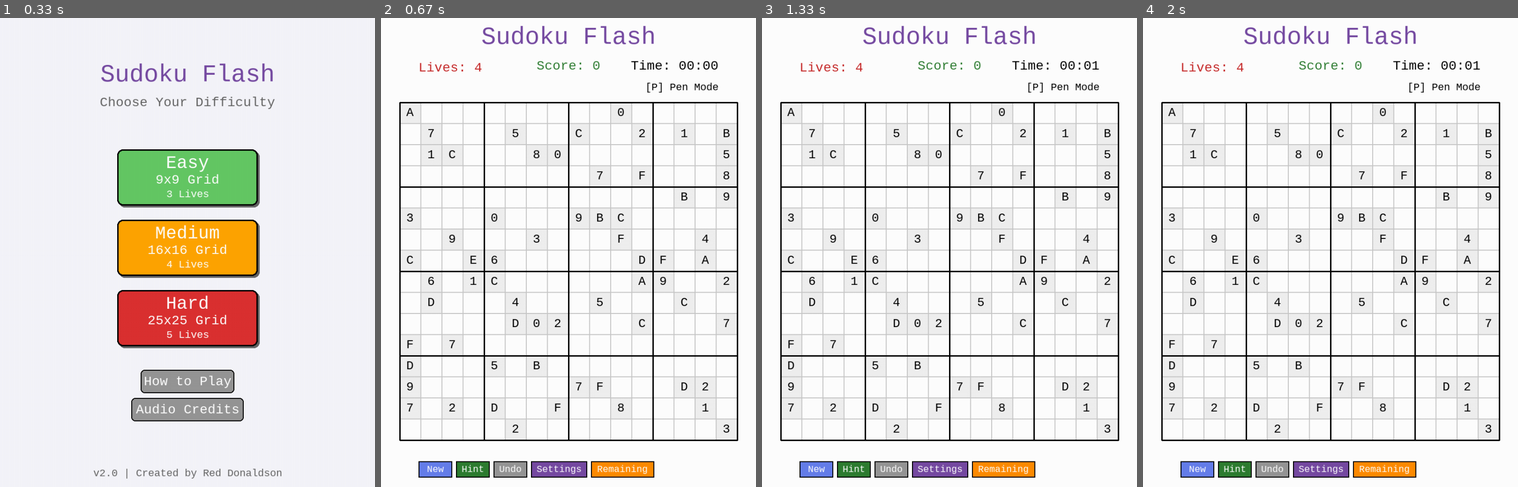
Above: before the commit, frames 1-4 (left to right).
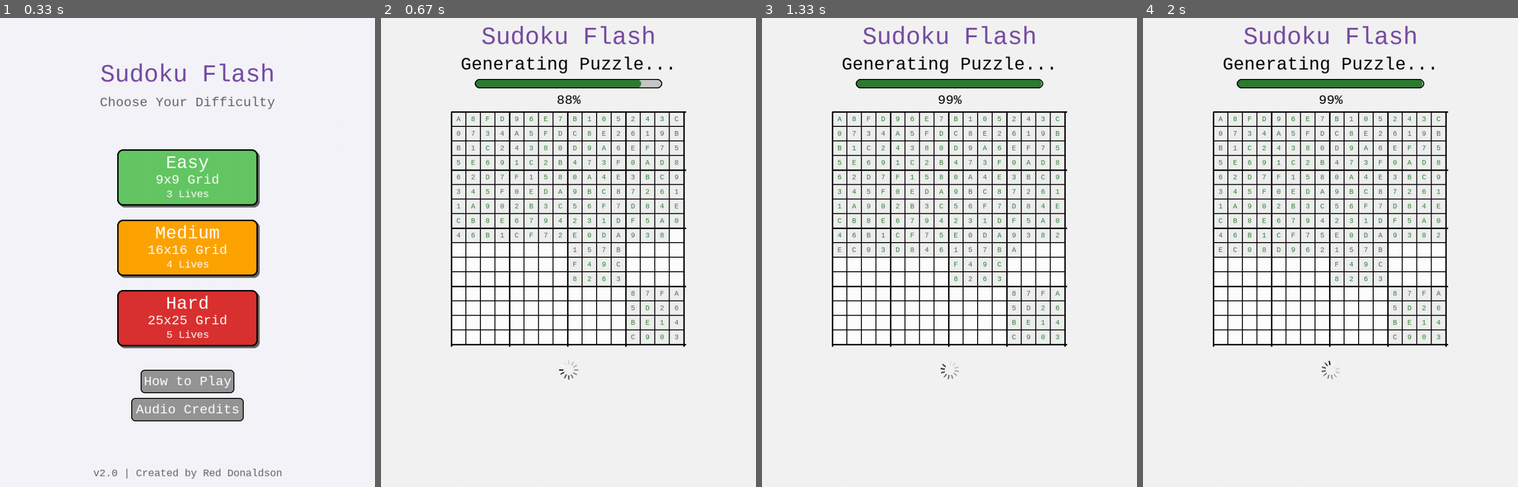
Above: after the commit, the same moments.

Repository: dbdonaldson50/PyGame-Sudoku-Flood
Game: pygame game, started from sudoku_flash.py
Same seed, same stepped clock (60 frames per second), same inputs: the game is played once before the commit and once after it.
Inputs (mouse positions are in pixels of both pictures, inside the frame that each line leads up to):
- Up to frame 1 (0.33 s): no input
- Up to frame 2 (0.67 s): click (568, 252) at 0.38 s
- Up to frame 3 (1.33 s): no input
- Up to frame 4 (2 s): no input

Frame 1 is identical in both runs. In frame 2, 18% of the frame differs, in the area x 4-96%, y 8-98%; in frame 3, 18%; in frame 4, 18%.

Commit message:
Add visual loading indicator for puzzle generation
- Added progress callback system in game_logic.py
  - generate_complete_sudoku() now accepts progress_callback parameter
  - Calls callback with board state and progress (0.0-1.0)
  - Progress calculated based on cells filled (0.1 after diagonal boxes, up to 0.99 during fill, 1.0 at completion)

- Added generation state tracking in sudoku_game.py
  - generating_board flag
  - generation_board (partial board snapshot)
  - generation_progress (0.0-1.0)
  - generation_spinner_angle (0-360)
  - new_game() method uses progress_callback to update UI during generation

- Added draw_generation_screen() in ui_renderer.py
  - Dimmed overlay (alpha=200) to indicate non-interactive state
  - Progress bar showing 0-100% completion
  - Real-time board display showing cells being filled
  - Animated 12-segment spinner with fade effect
  - Scales board appropriately and emphasizes box borders

Diff:
--- a/src/game_logic.py
+++ b/src/game_logic.py
@@ -15,7 +15,7 @@
 import copy
 
 
-def generate_complete_sudoku(grid_size, box_size, symbols):
+def generate_complete_sudoku(grid_size, box_size, symbols, progress_callback=None):
     """Generate a complete valid Sudoku board using simple backtracking algorithm
 
     Modified by: Red Donaldson
@@ -24,6 +24,13 @@
     CHANGE: Replaced complex optimized algorithm with simple proven algorithm
     REASON: Optimized version had bugs causing invalid boards for 25x25 grids
     OPTIMIZATION: Pre-fill diagonal boxes to speed up generation significantly
+    VISUAL FEEDBACK: Added progress_callback for UI updates during generation
+
+    Args:
+        grid_size: Size of the grid (9, 16, or 25)
+        box_size: Size of each box (3, 4, or 5)
+        symbols: List of symbols to use
+        progress_callback: Optional function(board, progress) called periodically
 
     The optimized algorithm attempted to use:
     - Pre-filled diagonal boxes
@@ -44,7 +51,24 @@
     # Pre-fill diagonal boxes (safe optimization)
     _prefill_diagonal_boxes(board, grid_size, box_size, symbols)
 
-    if _fill_board_simple(board, grid_size, box_size, symbols, 0, 0):
+    # Call progress callback after diagonal boxes filled
+    if progress_callback:
+        progress_callback(board, 0.1)
+
+    # Track progress for callbacks
+    total_cells = grid_size * grid_size
+    cells_filled = [grid_size * box_size]  # Diagonal boxes already filled
+
+    def progress_wrapper(row, col):
+        """Wrapper to update progress during generation"""
+        cells_filled[0] += 1
+        if progress_callback and cells_filled[0] % max(1, grid_size // 2) == 0:
+            progress = 0.1 + 0.9 * (cells_filled[0] / total_cells)
+            progress_callback(board, min(0.99, progress))
+
+    if _fill_board_simple(board, grid_size, box_size, symbols, 0, 0, progress_wrapper):
+        if progress_callback:
+            progress_callback(board, 1.0)
         return board
 
     # This should never happen
@@ -387,16 +411,16 @@
     raise Exception("Failed to generate valid Sudoku board")
 
 
-def _fill_board_simple(board, grid_size, box_size, symbols, row, col):
+def _fill_board_simple(board, grid_size, box_size, symbols, row, col, progress_callback=None):
     """Simple recursive backtracking to fill board - guaranteed to work"""
     if row == grid_size:
         return True
     if col == grid_size:
-        return _fill_board_simple(board, grid_size, box_size, symbols, row + 1, 0)
+        return _fill_board_simple(board, grid_size, box_size, symbols, row + 1, 0, progress_callback)
 
     # Skip if cell already filled
     if board[row][col] is not None:
-        return _fill_board_simple(board, grid_size, box_size, symbols, row, col + 1)
+        return _fill_board_simple(board, grid_size, box_size, symbols, row, col + 1, progress_callback)
 
     symbols_copy = symbols.copy()
     random.shuffle(symbols_copy)
@@ -404,7 +428,12 @@
     for symbol in symbols_copy:
         if is_valid_placement(board, row, col, symbol, grid_size, box_size):
             board[row][col] = symbol
-            if _fill_board_simple(board, grid_size, box_size, symbols, row, col + 1):
+
+            # Call progress callback
+            if progress_callback:
+                progress_callback(row, col)
+
+            if _fill_board_simple(board, grid_size, box_size, symbols, row, col + 1, progress_callback):
                 return True
             board[row][col] = None
 
--- a/src/sudoku_game.py
+++ b/src/sudoku_game.py
@@ -107,6 +107,12 @@
         self.mouse_pos = (0, 0)  # Track mouse position for hover effects
         self.game_state = 'menu'  # 'menu' or 'playing'
 
+        # Board generation state
+        self.generating_board = False  # True while generating a new board
+        self.generation_board = None  # Partial board being generated
+        self.generation_progress = 0.0  # 0.0 to 1.0
+        self.generation_spinner_angle = 0  # Spinner animation angle
+
         # Enhanced Scoring System
         self.combo_count = 0  # Current combo streak
         self.combo_multiplier = 1.0  # Current multiplier
@@ -390,10 +396,36 @@
         # Update cell font
         self.update_cell_font()
 
+        # Generate puzzle with visual feedback
+        self.generating_board = True
+        self.generation_board = [[None for _ in range(self.grid_size)] for _ in range(self.grid_size)]
+        self.generation_progress = 0.0
+        self.generation_spinner_angle = 0
+
+        # Define progress callback
+        def progress_callback(board, progress):
+            self.generation_board = copy.deepcopy(board)
+            self.generation_progress = progress
+            self.generation_spinner_angle = (self.generation_spinner_angle + 10) % 360
+
+            # Render the generation screen
+            from ui_renderer import draw_generation_screen
+            draw_generation_screen(self)
+            pygame.display.flip()
+
+            # Process events to keep UI responsive
+            for event in pygame.event.get():
+                if event.type == pygame.QUIT:
+                    pygame.quit()
+                    sys.exit()
+
         # Generate puzzle
         self.solution = game_logic.generate_complete_sudoku(
-            self.grid_size, self.box_size, self.symbols
+            self.grid_size, self.box_size, self.symbols, progress_callback
         )
+
+        self.generating_board = False
+
         self.board = copy.deepcopy(self.solution)
         game_logic.remove_numbers(
             self.board, self.grid_size, settings['cells_to_remove']
--- a/src/ui_renderer.py
+++ b/src/ui_renderer.py
@@ -286,6 +286,115 @@
     pygame.display.flip()
 
 
+def draw_generation_screen(game):
+    """Draw the board generation progress screen with spinner
+
+    Added by: Red Donaldson
+    Date: March 16, 2026
+    """
+    # Fill with dimmed background
+    game.screen.fill(WHITE)
+    overlay = pygame.Surface((WINDOW_WIDTH, WINDOW_HEIGHT))
+    overlay.set_alpha(200)  # More transparent to see board being filled
+    overlay.fill((240, 240, 240))
+    game.screen.blit(overlay, (0, 0))
+
+    # Draw title
+    title_text = game.title_font.render("Sudoku Flash", True, PURPLE)
+    title_rect = title_text.get_rect(center=(WINDOW_WIDTH // 2, 40))
+    game.screen.blit(title_text, title_rect)
+
+    # Draw "Generating Puzzle..." text
+    gen_text = game.large_font.render("Generating Puzzle...", True, BLACK)
+    gen_rect = gen_text.get_rect(center=(WINDOW_WIDTH // 2, 100))
+    game.screen.blit(gen_text, gen_rect)
+
+    # Draw progress bar
+    bar_width = 400
+    bar_height = 20
+    bar_x = (WINDOW_WIDTH - bar_width) // 2
+    bar_y = 130
+
+    # Background bar
+    pygame.draw.rect(game.screen, GRAY, (bar_x, bar_y, bar_width, bar_height), border_radius=10)
+
+    # Filled portion
+    fill_width = int(bar_width * game.generation_progress)
+    if fill_width > 0:
+        pygame.draw.rect(game.screen, DARK_GREEN, (bar_x, bar_y, fill_width, bar_height), border_radius=10)
+
+    # Border
+    pygame.draw.rect(game.screen, BLACK, (bar_x, bar_y, bar_width, bar_height), 2, border_radius=10)
+
+    # Progress percentage
+    percent_text = game.medium_font.render(f"{int(game.generation_progress * 100)}%", True, BLACK)
+    percent_rect = percent_text.get_rect(center=(WINDOW_WIDTH // 2, bar_y + bar_height + 25))
+    game.screen.blit(percent_text, percent_rect)
+
+    # Draw the partial board being generated
+    if game.generation_board:
+        board_size = min(game.BOARD_SIZE, 500)  # Limit size for visibility
+        board_x = (WINDOW_WIDTH - board_size) // 2
+        board_y = 200
+        cell_size = board_size // game.grid_size
+
+        for i in range(game.grid_size):
+            for j in range(game.grid_size):
+                x = board_x + j * cell_size
+                y = board_y + i * cell_size
+                rect = pygame.Rect(x, y, cell_size, cell_size)
+
+                # Draw cell background
+                if game.generation_board[i][j] is not None:
+                    pygame.draw.rect(game.screen, LIGHT_GRAY, rect)
+                else:
+                    pygame.draw.rect(game.screen, WHITE, rect)
+
+                # Draw cell border
+                pygame.draw.rect(game.screen, BLACK, rect, 1)
+
+                # Draw cell value if filled
+                if game.generation_board[i][j] is not None:
+                    font_size = max(10, int(cell_size * 0.5))
+                    gen_font = pygame.font.SysFont(FONT_NAME, font_size, bold=False, italic=False)
+                    value_text = gen_font.render(str(game.generation_board[i][j]), True, DARK_GREEN)
+                    value_rect = value_text.get_rect(center=(x + cell_size // 2, y + cell_size // 2))
+                    game.screen.blit(value_text, value_rect)
+
+        # Draw thicker box borders
+        box_size = game.box_size
+        for i in range(0, game.grid_size + 1, box_size):
+            # Horizontal lines
+            pygame.draw.line(game.screen, BLACK,
+                           (board_x, board_y + i * cell_size),
+                           (board_x + board_size, board_y + i * cell_size), 3)
+            # Vertical lines
+            pygame.draw.line(game.screen, BLACK,
+                           (board_x + i * cell_size, board_y),
+                           (board_x + i * cell_size, board_y + board_size), 3)
+
+    # Draw spinning loading indicator
+    spinner_x = WINDOW_WIDTH // 2
+    spinner_y = 750
+    spinner_radius = 20
+
+    # Draw spinner circle segments
+    import math
+    num_segments = 12
+    for i in range(num_segments):
+        angle = math.radians(game.generation_spinner_angle + i * 30)
+        start_x = spinner_x + int(spinner_radius * 0.6 * math.cos(angle))
+        start_y = spinner_y + int(spinner_radius * 0.6 * math.sin(angle))
+        end_x = spinner_x + int(spinner_radius * math.cos(angle))
+        end_y = spinner_y + int(spinner_radius * math.sin(angle))
+
+        # Fade out older segments
+        alpha = 255 - (i * 20)
+        if alpha > 0:
+            color = (alpha, alpha, alpha)
+            pygame.draw.line(game.screen, color, (start_x, start_y), (end_x, end_y), 3)
+
+
 def draw_star(screen, x, y, size, color):
     """Draw a 5-pointed star at the given position"""
     points = []
